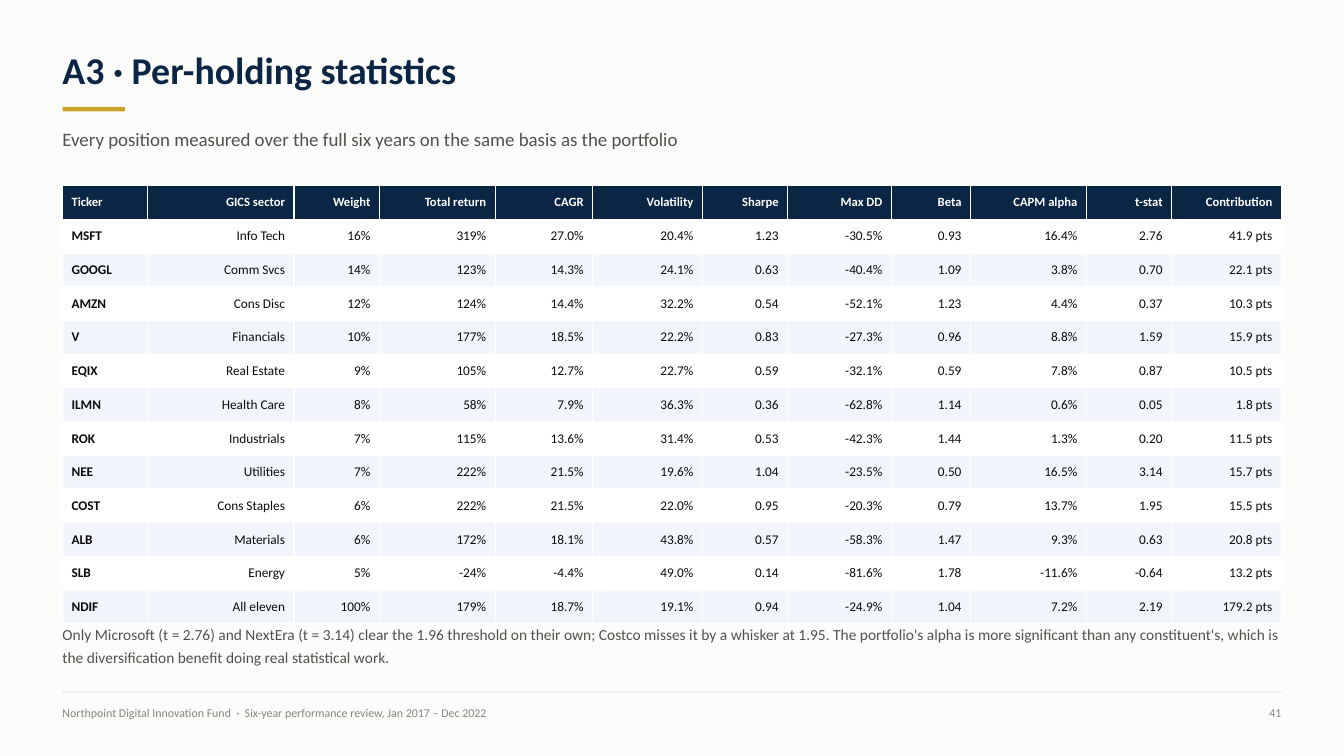
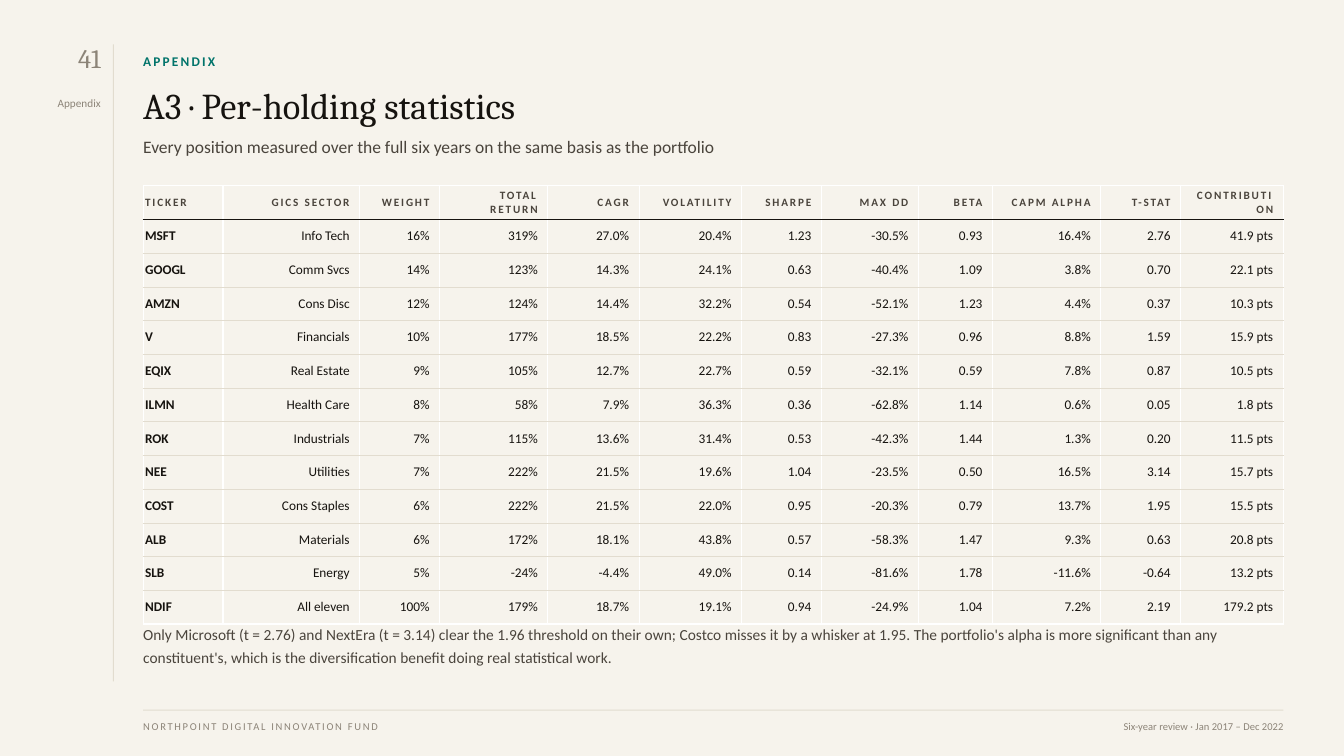
Before and after one commit to sleepdiff-web/CLAUDE, a slide deck: slide 41 of finc13303-portfolio-performance/deliverables/FINC13303_Ass2_PortfolioPerformance_14053836_OConnor.pptx. Drawn at 1344x756 pixels with LibreOffice and Linux fonts; fonts in the diff are those of the drawing. Boxes give left, top, right and bottom in pixels: in the first picture for what was removed or moved away, otherwise in the second. Text is boxed around its words. In the diff, an @@ line names an element or a change of style, - is before the commit and + after.

```diff
--- a/finc13303-portfolio-performance/deliverables/FINC13303_Ass2_PortfolioPerformance_14053836_OConnor.pptx
+++ b/finc13303-portfolio-performance/deliverables/FINC13303_Ass2_PortfolioPerformance_14053836_OConnor.pptx
@@ background #FCFCFB to #F6F3EC @@
@@ text "41": place and size @@
-text "41" at (1269,709,1281,717)
+text "41" at (78,50,101,68)
@@ text "41" at (78,50,101,68): size 8.5 to 19 pt, font Calibri to Cambria, text colour #86847E to #8C8478 @@
@@ rectangle added at (113,44,114,682), fill #E2DCCF @@
@@ text added at (143,57,215,66), 9.5 pt, text #00736A, bold @@
+APPENDIX
@@ text "A3 · Per-holding statistics": place and size @@
-text "A3 · Per-holding statistics" at (62,57,456,91)
+text "A3 · Per-holding statistics" at (143,93,515,127)
@@ text "A3 · Per-holding statistics" at (143,93,515,127): size 27 to 26 pt, font Calibri to Cambria, text colour #0B2545 to #16130F, bold off; line spacing 1.05 to 1.02 @@
@@ text added at (58,99,101,109), 8 pt, text #8C8478 @@
+Appendix
@@ rectangle removed at (63,107,125,111) @@
@@ text "Every position measured over the ...": place and size @@
-text "Every position measured over the ..." at (62,133,678,149)
+text "Every position measured over the ..." at (143,141,714,156)
@@ text "Every position measured over the ..." at (143,141,714,156): size 13.5 to 12.5 pt, text colour #52514E to #4A443C; line spacing 1.2 to 1.22 @@
@@ table at (143,186,1284,625) @@
-row 1: Ticker | GICS sector | Weight | Total return | CAGR | Volatility | Sharpe | Max DD | Beta | CAPM alpha | t-stat | Contribution
+row 1: TICKER | GICS SECTOR | WEIGHT | TOTAL RETURN | CAGR | VOLATILITY | SHARPE | MAX DD | BETA | CAPM ALPHA | T-STAT | CONTRIBUTION
@@ fill #0B2545 to none in row 1 @@
@@ fill #FFFFFF to none in 72 cells @@
@@ fill #F2F6FC to none in 72 cells @@
@@ size 9 to 8 pt, text colour #FFFFFF to #4A443C, letter spacing 0 to 1.3 pt in "CAGR" @@
@@ text colour #0B0B0B to #16130F in "MSFT", "Info Tech", "16%", "319%" and 140 more places @@
@@ borders changed @@
@@ table: place and size @@
-table at (63,186,1285,625)
+table at (143,186,1284,625)
@@ text "Only Microsoft (t = 2.76) ...": place and size @@
-text "Only Microsoft (t = 2.76) ..." at (62,629,1278,666)
+text "Only Microsoft (t = 2.76) ..." at (143,629,1217,666)
@@ text "Only Microsoft (t = 2.76) ..." at (143,629,1217,666): text colour #52514E to #4A443C @@
@@ text at (62,709,486,719): text changed; size 8.5 to 7.5 pt; text colour #86847E to #8C8478 @@
-Northpoint Digital Innovation Fund · Six-year performance review, Jan 2017 – Dec 2022
+NORTHPOINT DIGITAL INNOVATION FUND
@@ rectangle: place and size @@
-rectangle at (63,692,1281,693)
+rectangle at (143,710,1284,711)
@@ rectangle at (143,710,1284,711): fill #E6E5E1 to #E2DCCF @@
@@ text added at (1124,723,1283,732), 7.5 pt, text #8C8478 @@
+Six-year review · Jan 2017 – Dec 2022
```
Also in this commit, not shown: 48 other slides changed, 41 other files.
